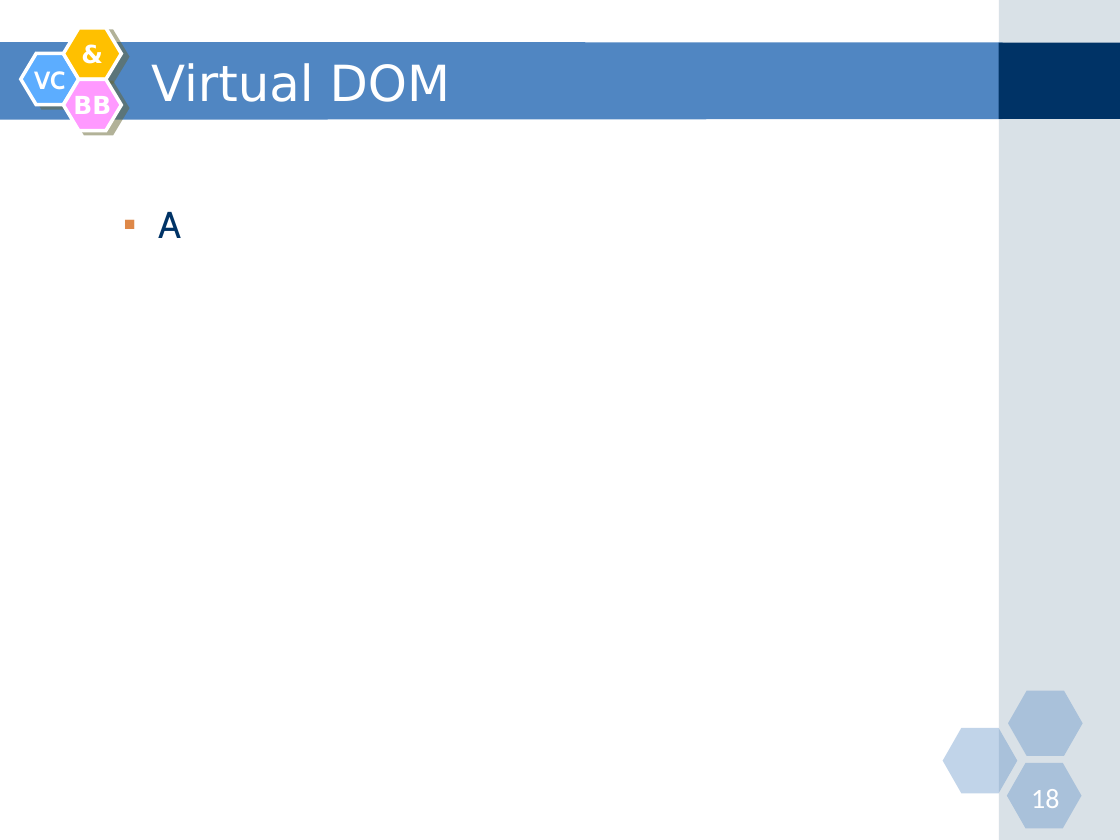
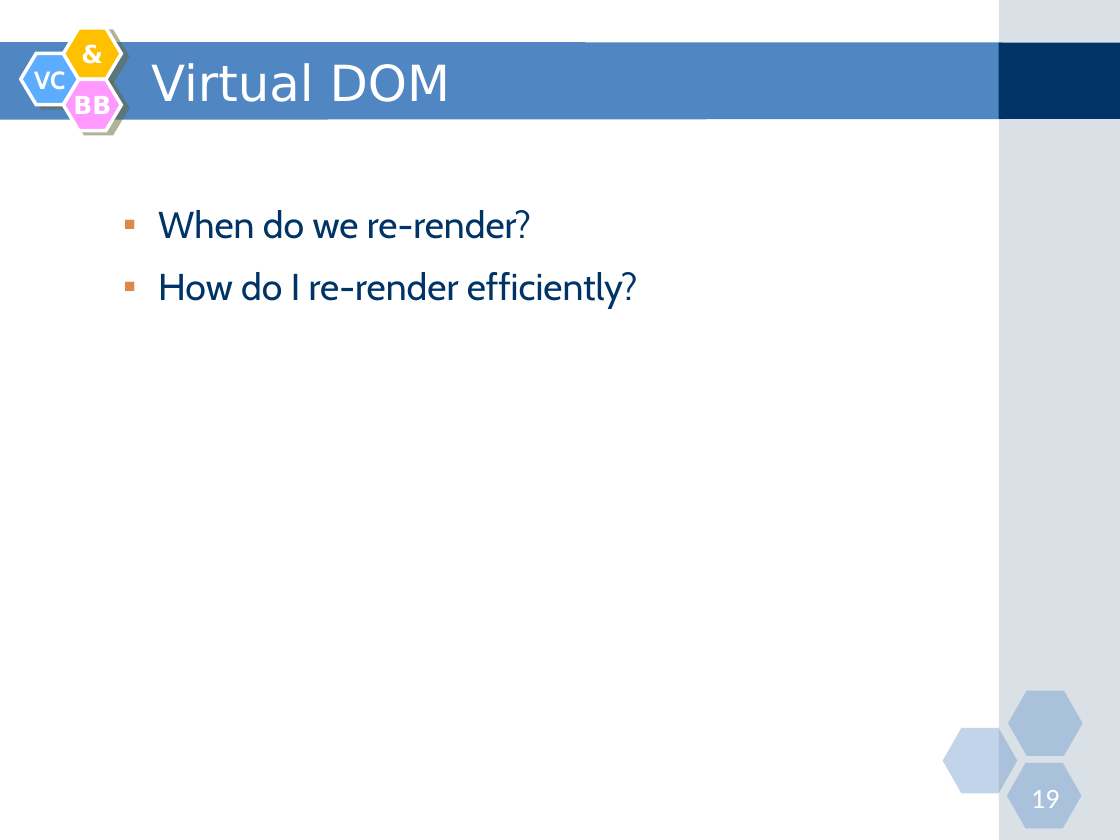
Before and after one commit to nguyenminhtiend/React-Document, a slide deck: slide 19 of React_Slide.pptx (slide 18 before the commit). Drawn at 1120x840 pixels with LibreOffice and Linux fonts; fonts in the diff are those of the drawing. Boxes give left, top, right and bottom in pixels: in the first picture for what was removed or moved away, otherwise in the second. Text is boxed around its words. In the diff, an @@ line names an element or a change of style, - is before the commit and + after.

```diff
--- a/React_Slide.pptx
+++ b/React_Slide.pptx
@@ text at <box>158,210,638,308</box>: text changed @@
-  ▪ A
+  ▪ When do we re-render?
+  ▪ How do I re-render efficiently?
@@ page number at <box>1031,790,1059,808</box>: text changed @@
-18
+19
```
Also in this commit, not shown: 1 slide added.
